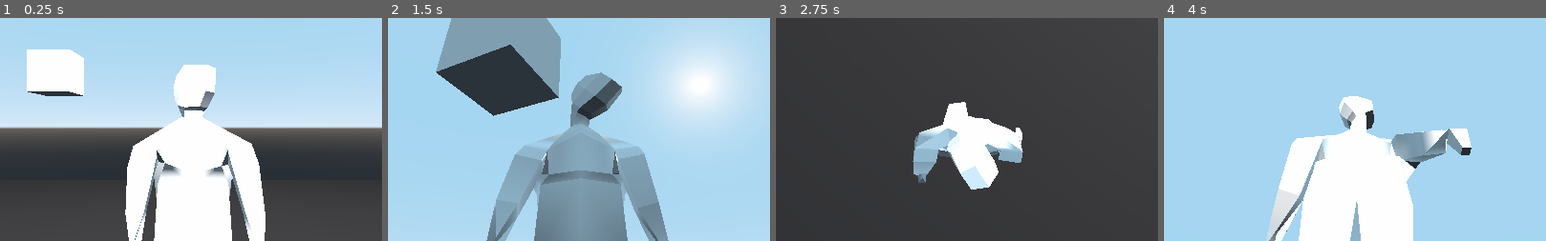
Above: before the commit, frames 1-4 (left to right).
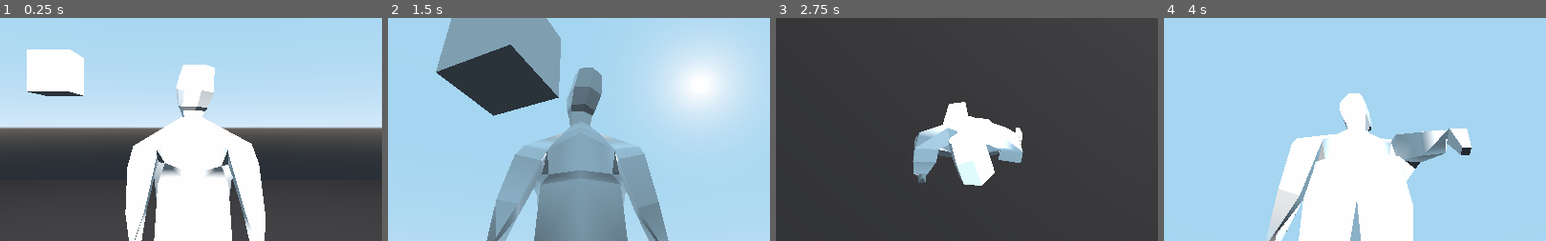
Above: after the commit, the same moments.

Repository: lolajojo/childhood_mystery_prototype
Game: Godot game, scene res://scenes/Main.tscn
Two runs of this game, one before a commit and one after it. Both use one fixed random seed, a clock stepped at 60 frames per second and the inputs below.
Inputs (mouse positions are % of the whole screen's width and height, from its top left):
- Up to frame 1 (0.25 s): no input
- Up to frame 2 (1.5 s): tap Enter at 0.5 s; move the mouse to (72, 45) at 0.52 s; hold D (move_right) 0.53-1.28 s; move the mouse to (30, 55) at 1.27 s; hold S (move_back) from 1.28 s (still down)
- Up to frame 3 (2.75 s): move the mouse to (60, 28) at 2.02 s; release S (move_back) at 2.03 s; hold D (move_right) from 2.03 s (still down)
- Up to frame 4 (4 s): move the mouse to (45, 70) at 2.77 s; release D (move_right) at 2.78 s; hold W (move_forward) 2.78-3.53 s; move the mouse to (80, 65) at 3.52 s; hold A (move_left) from 3.53 s (still down)
The pictures show only the part of the screen within x 25-75%, y 25-75%; the shares and areas given below are measured in that part.

The runs differ from the first frame. In frame 1, 0.6% of the frame differs, in the area x 45-60%, y 20-51%; in frame 2, 2.1%, in the area x 40-62%, y 22-59%; in frame 3, 0.6%; in frame 4, 0.7%.

Commit message:
Add rotation lock for all axis

Diff:
--- a/childhood-mystery-prototype/scenes/Main.tscn
+++ b/childhood-mystery-prototype/scenes/Main.tscn
@@ -48,6 +48,8 @@
 script = ExtResource( 4 )
 skeleton_path = NodePath("../Player/Pivot/lp_dummy/Armature/Skeleton")
 bone_name = "Head"
+max_rotation = Vector3( 10, 20, 30 )
+min_rotation = Vector3( -10, -20, -30 )
 
 [node name="Spatial" type="Spatial" parent="PointToLookAt"]
 
--- a/childhood-mystery-prototype/scenes/PointToLookAt.gd
+++ b/childhood-mystery-prototype/scenes/PointToLookAt.gd
@@ -5,6 +5,8 @@
 export(String) var bone_name
 export(float) var min_angle = deg2rad(-90)
 export(float) var max_angle = deg2rad(90)
+export(Vector3) var max_rotation = Vector3(45, 90, 30)
+export(Vector3) var min_rotation = Vector3(-45, -90, -30)
 
 var skeleton_node: Skeleton
 
@@ -26,11 +28,34 @@
 
 
 func correct_basis_with_limits(basis: Basis):
-	var rotationAngle = basis.get_euler().y
+	var x_rotation_angle = basis.get_euler().x
+	basis = correct_basis_within_limits(basis,
+										basis.x,
+										x_rotation_angle,
+										deg2rad(min_rotation.x),
+										deg2rad(max_rotation.x))
 
-	if rotationAngle > max_angle:
-		basis = basis.rotated(basis.y, -(rotationAngle - max_angle))
-	elif rotationAngle < min_angle:
-		basis = basis.rotated(basis.y, min_angle - rotationAngle)
+	var y_rotation_angle = basis.get_euler().y
+	basis = correct_basis_within_limits(basis,
+										basis.y,
+										y_rotation_angle,
+										deg2rad(min_rotation.y),
+										deg2rad(max_rotation.y))
+
+	var z_rotation_angle = basis.get_euler().z
+	basis = correct_basis_within_limits(basis,
+										basis.y,
+										z_rotation_angle,
+										deg2rad(min_rotation.z),
+										deg2rad(max_rotation.z))
 
 	return basis
+
+
+func correct_basis_within_limits(basis: Basis, axis, rotation_angle, min_angle, max_angle):
+	if rotation_angle > max_angle:
+		basis = basis.rotated(axis, -(rotation_angle - max_angle))
+	elif rotation_angle < min_angle:
+		basis = basis.rotated(axis, min_angle - rotation_angle)
+
+	return basis
